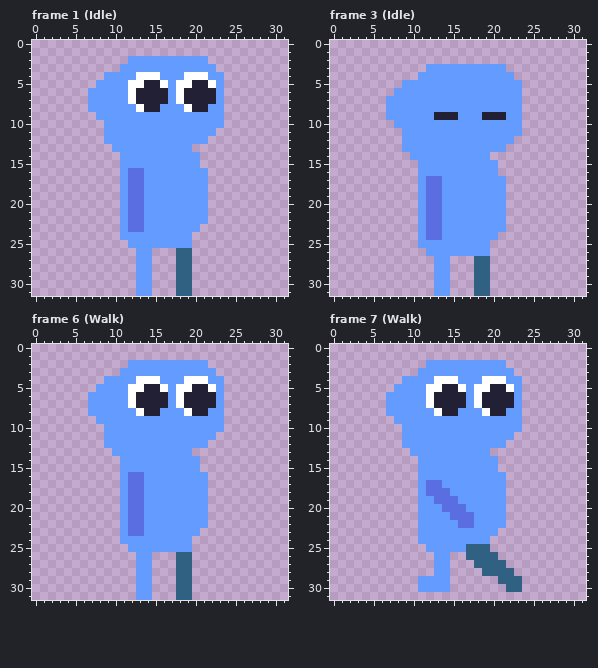
Two versions of one pixel-art file, Sprite-0002.aseprite. This is how it looked before the edit.
32x32 pixels, 34 frames. Shown: frame 1 (Idle), frame 3 (Idle), frame 6 (Walk), frame 7 (Walk). The commit also changed other frames, which this record leaves out.
After the commit:
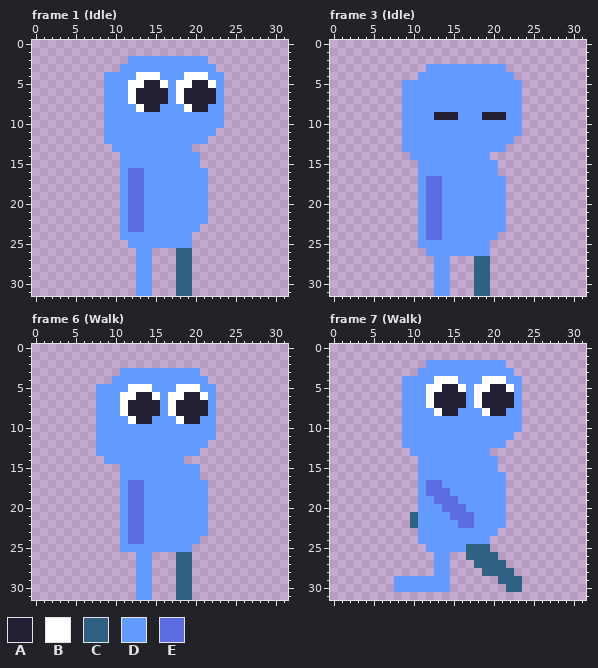
Palette (. is transparent): A #222034  B #ffffff  C #306082  D #639bff  E #5b6ee1
The edit:
--- frame 1 (Idle), layer "Layer 1"
@@ x 5..10 @@
  4 ....DD
- 5 ...DDD
- 6 ..DDDD
- 7 ..DDDD
- 8 ..DDDD
- 9 ...DDD
+ 5 ....DD
+ 6 ....DD
+ 7 ....DD
+ 8 ....DD
+ 9 ....DD
 10 ....DD
--- frame 3 (Idle), layer "Layer 1"
@@ x 5..10 @@
  5 ....DD
- 6 ...DDD
- 7 ..DDDD
- 8 ..DDDD
- 9 ..DDDD
-10 ...DDD
+ 6 ....DD
+ 7 ....DD
+ 8 ....DD
+ 9 ....DD
+10 ....DD
 11 ....DD
--- frame 6 (Walk), layer "Layer 1"
@@ x 5..25 @@
  1 .....................
- 2 .......DDDDDDDDDD....
- 3 ......DDDDDDDDDDDD...
- 4 ....DDDDBBBDDDBBBDD..
- 5 ...DDDDBBAABDBBAABD..
- 6 ..DDDDDBAAAADBAAAAD..
- 7 ..DDDDDBAAAADBAAAAD..
- 8 ..DDDDDDBAADDDBAADD..
- 9 ...DDDDDDDDDDDDDDDD..
-10 ....DDDDDDDDDDDDDDD..
-11 ....DDDDDDDDDDDDDD...
-12 ....DDDDDDDDDDDDD....
-13 .....DDDDDDDDDD......
-14 ......DDDDDDDDDD.....
+ 2 .....................
+ 3 ......DDDDDDDDDD.....
+ 4 .....DDDDDDDDDDDD....
+ 5 ...DDDDBBBDDDBBBDD...
+ 6 ...DDDBBAABDBBAABD...
+ 7 ...DDDBAAAADBAAAAD...
+ 8 ...DDDBAAAADBAAAAD...
+ 9 ...DDDDBAADDDBAADD...
+10 ...DDDDDDDDDDDDDDD...
+11 ...DDDDDDDDDDDDDDD...
+12 ...DDDDDDDDDDDDDD....
+13 ...DDDDDDDDDDDDD.....
+14 ....DDDDDDDDDD.......
 15 ......DDDDDDDDDD.....
-16 ......DEEDDDDDDDD....
+16 ......DDDDDDDDDD.....
 17 ......DEEDDDDDDDD....
@@ x 9..23 @@
 22 ..DEEDDDDDDDD..
-23 ..DEEDDDDDDD...
-24 ..DDDDDDDDD....
-25 ...DDDDDDDD....
+23 ..DEEDDDDDDDD..
+24 ..DEEDDDDDDD...
+25 ..DDDDDDDDD....
 26 ....DD...CC....
--- frame 7 (Walk), layer "Layer 1"
@@ x 5..10 @@
  4 ....DD
- 5 ...DDD
- 6 ..DDDD
- 7 ..DDDD
- 8 ..DDDD
- 9 ...DDD
+ 5 ....DD
+ 6 ....DD
+ 7 ....DD
+ 8 ....DD
+ 9 ....DD
 10 ....DD
@@ x 8..12 @@
 20 ...DD
-21 ...DD
-22 ...DD
+21 ..CDD
+22 ..CDD
 23 ...DD
@@ x 6..12 @@
 28 .......
-29 .....DD
-30 .....DD
+29 ..DDDDD
+30 ..DDDDD
 31 .......
Changed places in both pictures, as pixel boxes (x1, y1, x2, y2):
erased: (88, 80, 104, 120)
erased: (386, 88, 402, 128)
changed: (88, 360, 224, 480)
added: (192, 528, 208, 544)
changed: (120, 536, 144, 552)
erased: (386, 384, 402, 424)
added: (410, 512, 418, 528)
added: (394, 576, 418, 592)
